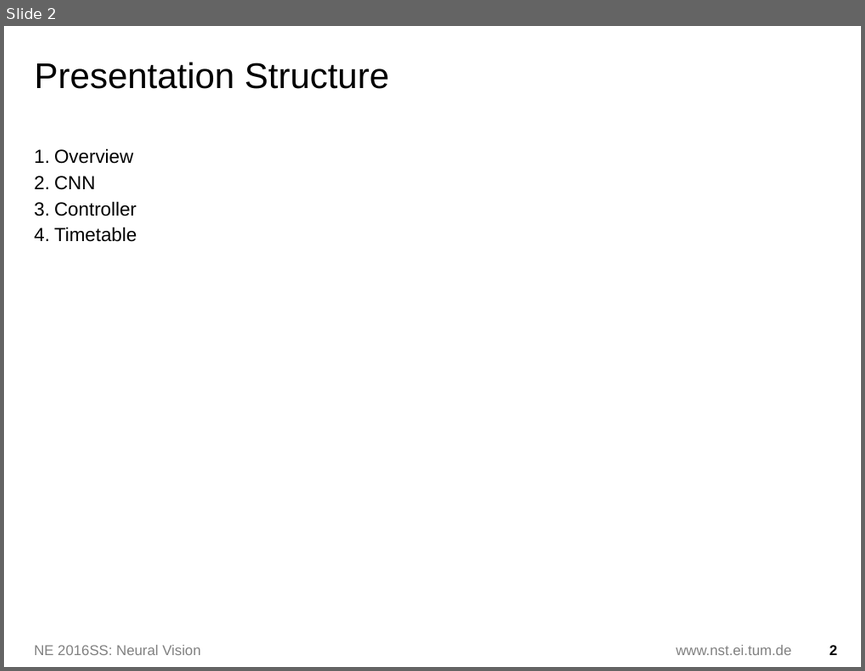
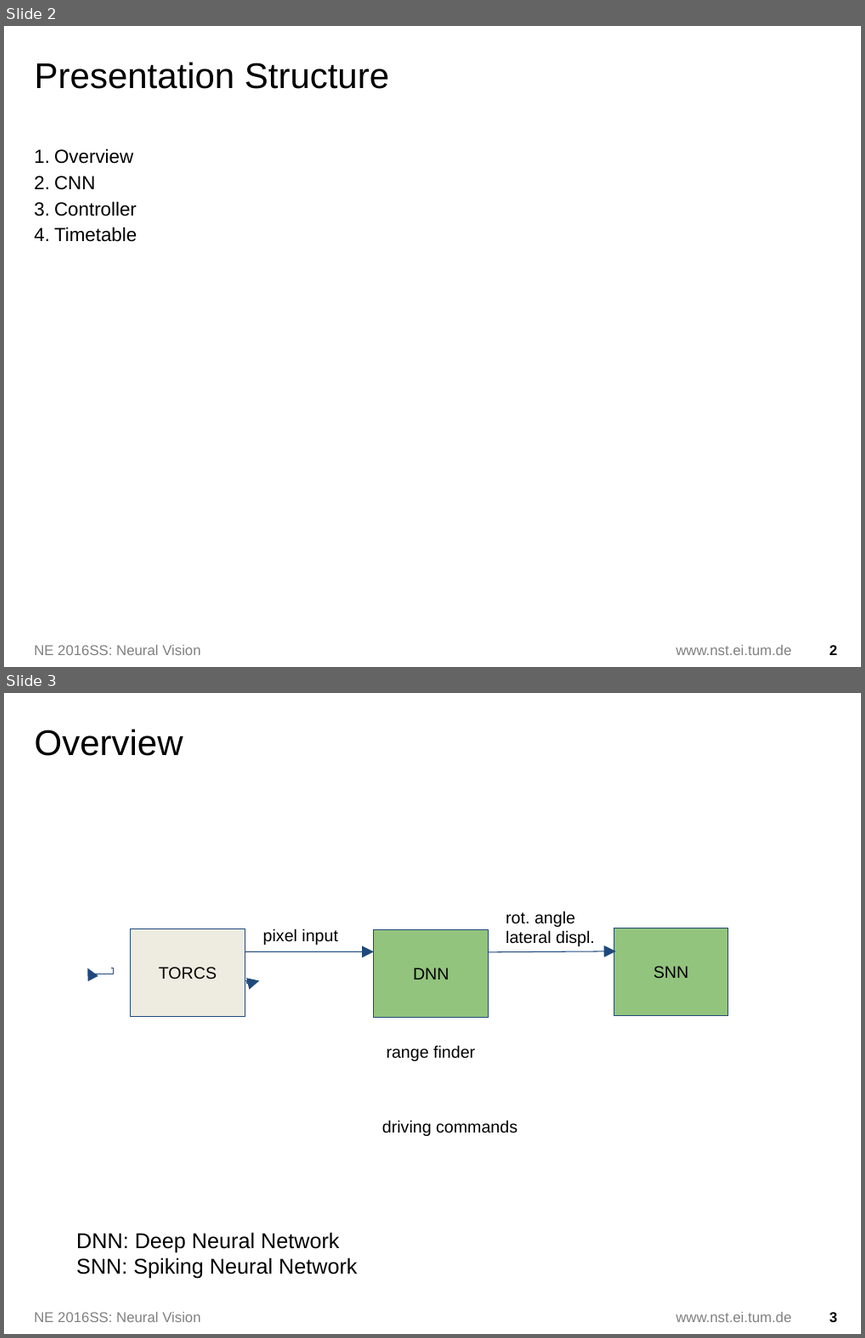
Before and after one commit to nimarb/torcs-autonomous-driving, a slide deck: presi.odp. Shown one above the other, each under a label of ours: slide 2 before the commit, slides 2 and 3 after it. The pictures are 865x671 and 865x1338 pixels, drawn with LibreOffice and Linux fonts; fonts in the diff are those of the drawing; background and template pictures are left out. Boxes give left, top, right and bottom in pixels: in the first picture for what was removed or moved away, otherwise in the second. Text is boxed around its words. In the diff, an @@ line names an element or a change of style, - is before the commit and + after.

```diff
--- a/presi.odp
+++ b/presi.odp
@@ slide 3 added at <box>4,693,861,1334</box>, background #FFFFFF; not listed: 1 template element that a slide beside it also shows @@
@@ title added at <box>35,729,183,756</box>, 30 pt, text #000000 @@
+Overview
@@ text added at <box>506,911,595,946</box>, 14 pt, text #000000 @@
+rot. angle
+lateral displ.
@@ rectangle added at <box>130,928,245,1016</box>, fill #EEECE1, outline #1F497D 0.74 pt, 14 pt, text #000000 @@
+TORCS
@@ text added at <box>263,928,338,945</box>, 14 pt, text #000000 @@
+pixel input
@@ rectangle added at <box>374,929,489,1017</box>, fill #93C47D, outline #1F497D 0.74 pt, 14 pt, text #000000 @@
+DNN
@@ rectangle added at <box>614,928,729,1015</box>, fill #93C47D, outline #1F497D 0.74 pt, 14 pt, text #000000 @@
+SNN
@@ freeform shape added at <box>86,968,777,1113</box>, outline #1F497D 0.74 pt @@
@@ arrow added from (245, 951) to (373, 951), #1F497D 0.74 pt @@
@@ arrow added from (488, 951) to (616, 951), #1F497D 0.74 pt @@
@@ freeform shape added at <box>245,981,614,1041</box>, outline #1F497D 0.74 pt @@
@@ text added at <box>386,1045,475,1061</box>, 14 pt, text #000000 @@
+range finder
@@ text added at <box>382,1120,517,1136</box>, 14 pt, text #000000 @@
+driving commands
@@ text added at <box>76,1232,357,1279</box>, 18 pt, text #000000 @@
+DNN: Deep Neural Network
+SNN: Spiking Neural Network
@@ text added at <box>34,1312,200,1322</box>, 12 pt, text #808080 @@
+NE 2016SS: Neural Vision
@@ page number added at <box>829,1312,837,1322</box>, 12 pt, text #000000, bold @@
+3
```
Also in this commit, not shown: 3 slides changed, 2 other slides added, 1 other file.
